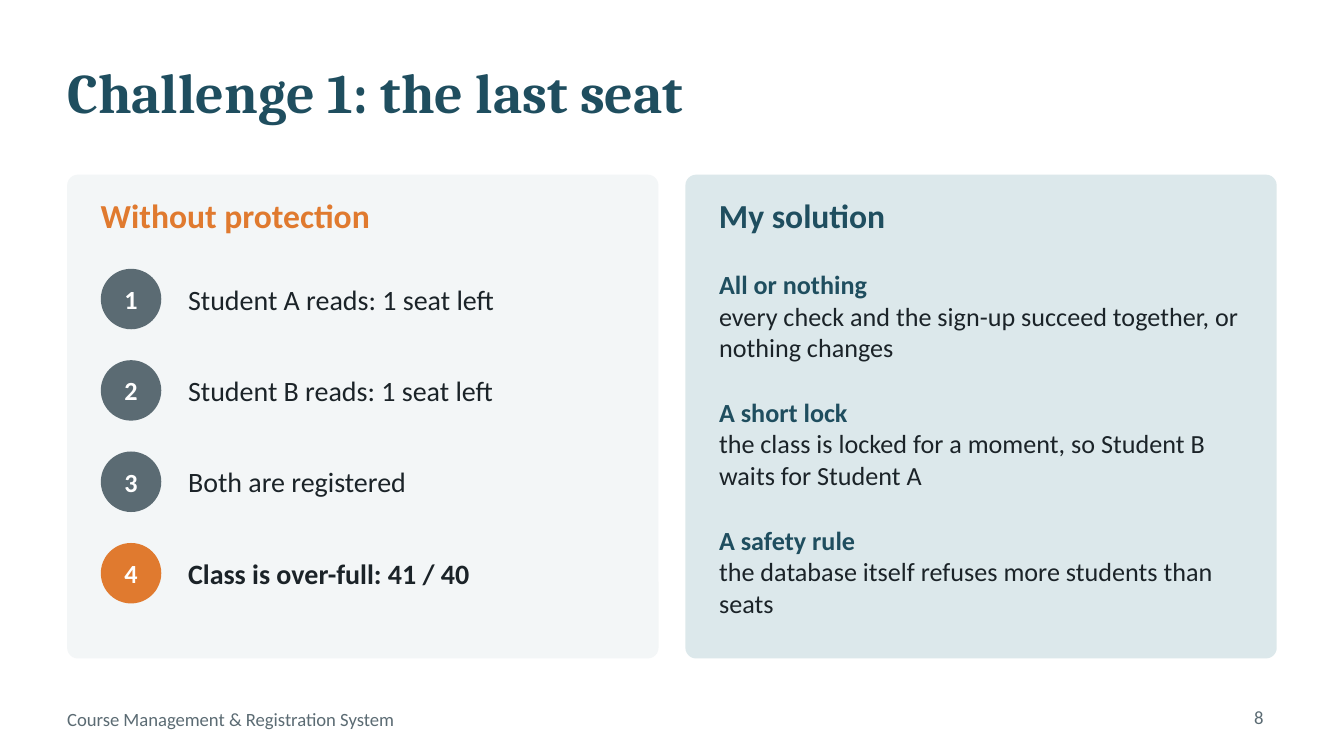
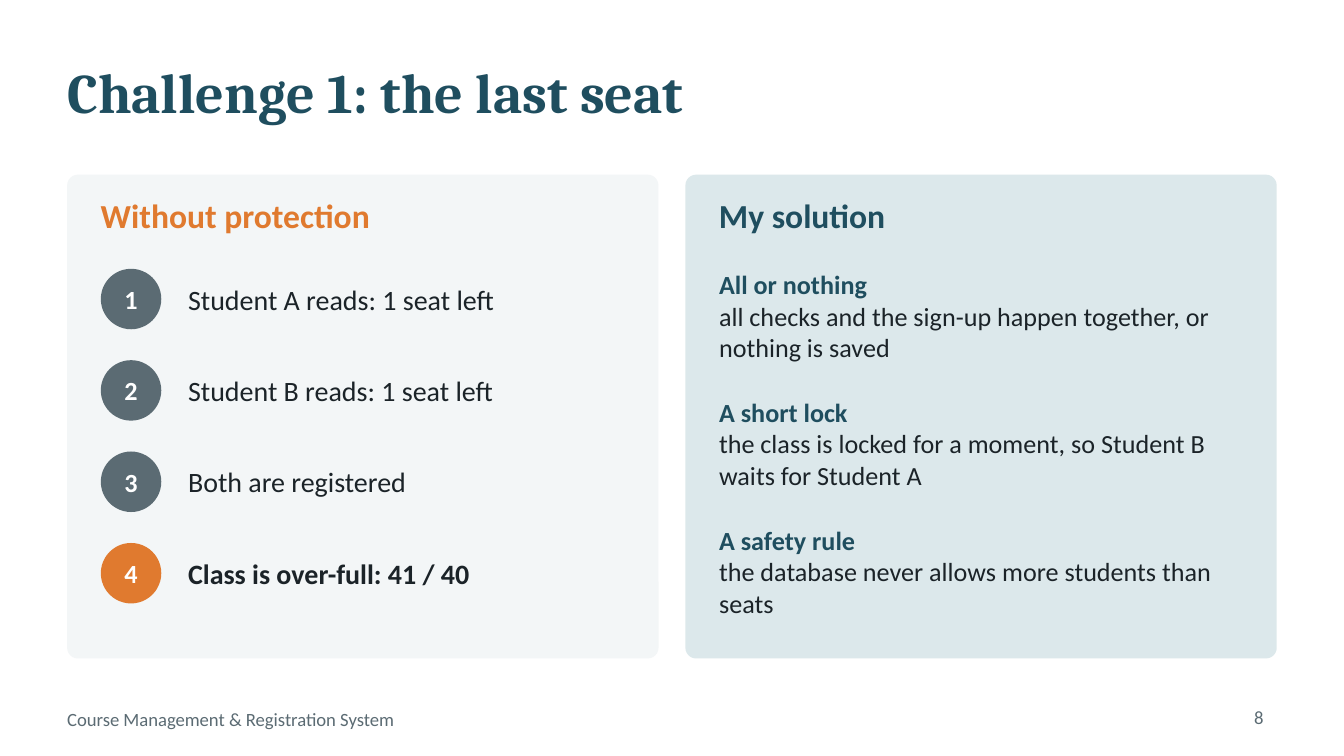
Before and after one commit to JustALog/Course-management-system, a slide deck: slide 8 of report/presentation.pptx. Drawn at 1344x756 pixels with LibreOffice and Linux fonts; fonts in the diff are those of the drawing. Boxes give left, top, right and bottom in pixels: in the first picture for what was removed or moved away, otherwise in the second. Text is boxed around its words. In the diff, an @@ line names an element or a change of style, - is before the commit and + after.

```diff
--- a/report/presentation.pptx
+++ b/report/presentation.pptx
@@ text at box(719, 308, 1209, 362): text changed @@
-every check and the sign-up succeed together, or nothing changes
+all checks and the sign-up happen together, or nothing is saved
@@ text at box(719, 563, 1211, 613): text changed @@
-the database itself refuses more students than seats
+the database never allows more students than seats
```
Also in this commit, not shown: 3 other slides changed, 4 other files.
